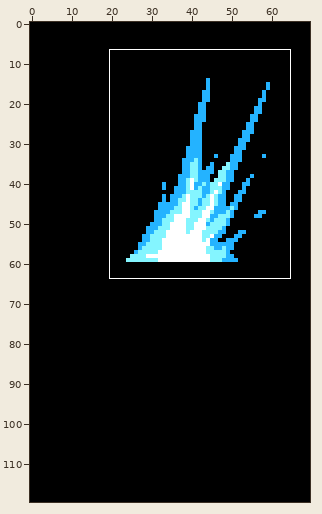
A pixel-art file gets an edit: Characters/Gura/SFX/AsepriteFiles/WaterBurst.aseprite. Above: a wide view before the commit, with the close-up outlined.
Close-up. Old version:
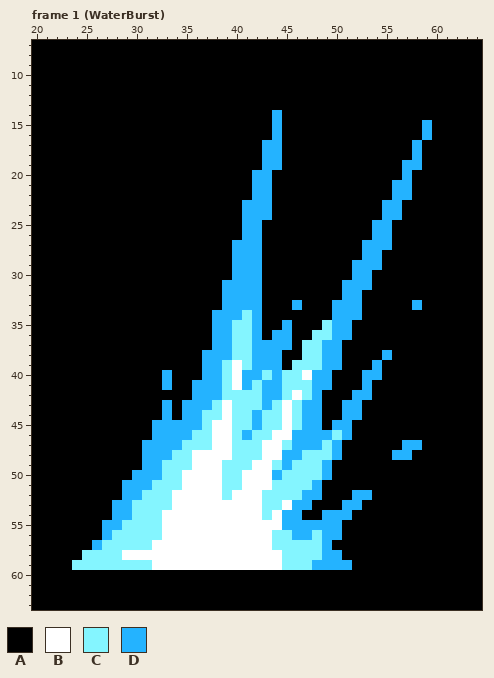
70x120 pixels, 5 frames. Shown: frame 1 (WaterBurst): x 20..64, y 7..63. The commit also changed other frames or places, which this record leaves out.
Visible layers, top first: "Sprite", "Background".
Palette (. is transparent): A #000000  B #ffffff  C #84f5ff  D #24b3ff
Pixels before, frame 1 (WaterBurst), first column x 20:
 7 AAAAAAAAAAAAAAAAAAAAAAAAAAAAAAAAAAAAAAAAAAAAA
 8 AAAAAAAAAAAAAAAAAAAAAAAAAAAAAAAAAAAAAAAAAAAAA
 9 AAAAAAAAAAAAAAAAAAAAAAAAAAAAAAAAAAAAAAAAAAAAA
10 AAAAAAAAAAAAAAAAAAAAAAAAAAAAAAAAAAAAAAAAAAAAA
11 AAAAAAAAAAAAAAAAAAAAAAAAAAAAAAAAAAAAAAAAAAAAA
12 AAAAAAAAAAAAAAAAAAAAAAAAAAAAAAAAAAAAAAAAAAAAA
13 AAAAAAAAAAAAAAAAAAAAAAAAAAAAAAAAAAAAAAAAAAAAA
14 AAAAAAAAAAAAAAAAAAAAAAAADAAAAAAAAAAAAAAAAAAAA
15 AAAAAAAAAAAAAAAAAAAAAAAADAAAAAAAAAAAAAADAAAAA
16 AAAAAAAAAAAAAAAAAAAAAAAADAAAAAAAAAAAAAADAAAAA
17 AAAAAAAAAAAAAAAAAAAAAAADDAAAAAAAAAAAAADAAAAAA
18 AAAAAAAAAAAAAAAAAAAAAAADDAAAAAAAAAAAAADAAAAAA
19 AAAAAAAAAAAAAAAAAAAAAAADDAAAAAAAAAAAADDAAAAAA
20 AAAAAAAAAAAAAAAAAAAAAADDAAAAAAAAAAAAADAAAAAAA
21 AAAAAAAAAAAAAAAAAAAAAADDAAAAAAAAAAAADDAAAAAAA
22 AAAAAAAAAAAAAAAAAAAAAADDAAAAAAAAAAAADDAAAAAAA
23 AAAAAAAAAAAAAAAAAAAAADDDAAAAAAAAAAADDAAAAAAAA
24 AAAAAAAAAAAAAAAAAAAAADDDAAAAAAAAAAADDAAAAAAAA
25 AAAAAAAAAAAAAAAAAAAAADDAAAAAAAAAAADDAAAAAAAAA
26 AAAAAAAAAAAAAAAAAAAAADDAAAAAAAAAAADDAAAAAAAAA
27 AAAAAAAAAAAAAAAAAAAADDDAAAAAAAAAADDDAAAAAAAAA
28 AAAAAAAAAAAAAAAAAAAADDDAAAAAAAAAADDAAAAAAAAAA
29 AAAAAAAAAAAAAAAAAAAADDDAAAAAAAAADDDAAAAAAAAAA
30 AAAAAAAAAAAAAAAAAAAADDDAAAAAAAAADDAAAAAAAAAAA
31 AAAAAAAAAAAAAAAAAAADDDDAAAAAAAADDDAAAAAAAAAAA
32 AAAAAAAAAAAAAAAAAAADDDDAAAAAAAADDAAAAAAAAAAAA
33 AAAAAAAAAAAAAAAAAAADDDDAAADAAADDDAAAAADAAAAAA
34 AAAAAAAAAAAAAAAAAADDDCDAAAAAAADDDAAAAAAAAAAAA
35 AAAAAAAAAAAAAAAAAADDCCDAADAAACDDAAAAAAAAAAAAA
36 AAAAAAAAAAAAAAAAAADDCCDADDAACCDDAAAAAAAAAAAAA
37 AAAAAAAAAAAAAAAAAADDCCDDDDACCDDAAAAAAAAAAAAAA
38 AAAAAAAAAAAAAAAAADDDCCDDDAACCDDAAAADAAAAAAAAA
39 AAAAAAAAAAAAAAAAADDCBCDDDACCCDDAAADAAAAAAAAAA
40 AAAAAAAAAAAAADAAADDCBDDCDCCBDDAAADDAAAAAAAAAA
41 AAAAAAAAAAAAADAADDDCBDCDDCCCDDAAADAAAAAAAAAAA
42 AAAAAAAAAAAAAAAADDDCCCCDDCBCDAAADDAAAAAAAAAAA
43 AAAAAAAAAAAAADADDDCBCCCDCBCDDAADDAAAAAAAAAAAA
44 AAAAAAAAAAAAADADDCCBCCDCCBCDDAADDAAAAAAAAAAAA
45 AAAAAAAAAAAADDDDDCBBCCDCCBCDDADDAAAAAAAAAAAAA
46 AAAAAAAAAAAADDDDCCBBCDCCBBDDDDCDAAAAAAAAAAAAA
47 AAAAAAAAAAADDDDCCCBBCCCBBCDDDCDAAAAAADDAAAAAA
48 AAAAAAAAAAADDDCCBBBBCCCBBDDCCCDAAAAADDAAAAAAA
49 AAAAAAAAAAADDCCCBBBCCCBBCDCCCDAAAAAAAAAAAAAAA
50 AAAAAAAAAADDDCCBBBBCCBBBDCCCCDAAAAAAAAAAAAAAA
51 AAAAAAAAADDDCCCBBBBCCBBBCCCCDAAAAAAAAAAAAAAAA
52 AAAAAAAAADDCCCBBBBBCBBBCCCCDDAAADDAAAAAAAAAAA
53 AAAAAAAADDCCCCBBBBBBBBBCCBDDAAADDAAAAAAAAAAAA
54 AAAAAAAADDCCCBBBBBBBBBBCBDDAADDDAAAAAAAAAAAAA
55 AAAAAAADDCCCCBBBBBBBBBBBBDDDDDDAAAAAAAAAAAAAA
56 AAAAAAADCCCCCBBBBBBBBBBBCCDDCDDAAAAAAAAAAAAAA
57 AAAAAADCCCCCBBBBBBBBBBBBCCCCCDAAAAAAAAAAAAAAA
58 AAAAACCCCBBBBBBBBBBBBBBBBCCCCDDAAAAAAAAAAAAAA
59 AAAACCCCCCCCBBBBBBBBBBBBBCCCDDDDAAAAAAAAAAAAA
60 AAAAAAAAAAAAAAAAAAAAAAAAAAAAAAAAAAAAAAAAAAAAA
61 AAAAAAAAAAAAAAAAAAAAAAAAAAAAAAAAAAAAAAAAAAAAA
62 AAAAAAAAAAAAAAAAAAAAAAAAAAAAAAAAAAAAAAAAAAAAA
63 AAAAAAAAAAAAAAAAAAAAAAAAAAAAAAAAAAAAAAAAAAAAA
Now the later version:
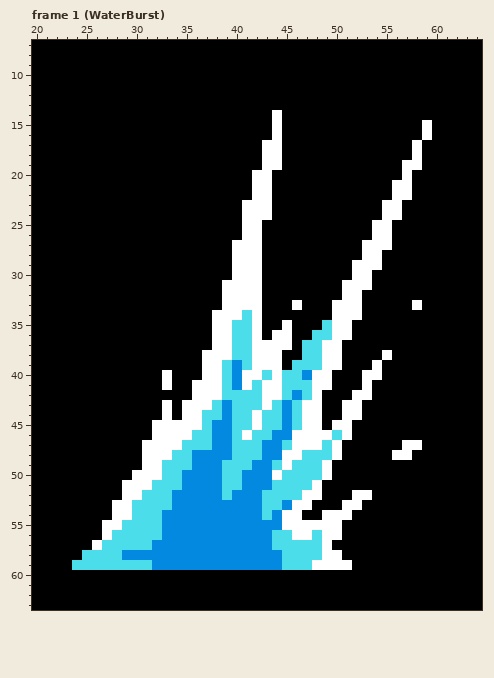
From old to new:
colour B: #ffffff -> #038ae0
colour C: #84f5ff -> #4cddea
colour D: #24b3ff -> #ffffff
Changed places in both close-ups, as pixel boxes (x1, y1, x2, y2):
changed: (72, 110, 432, 570)
